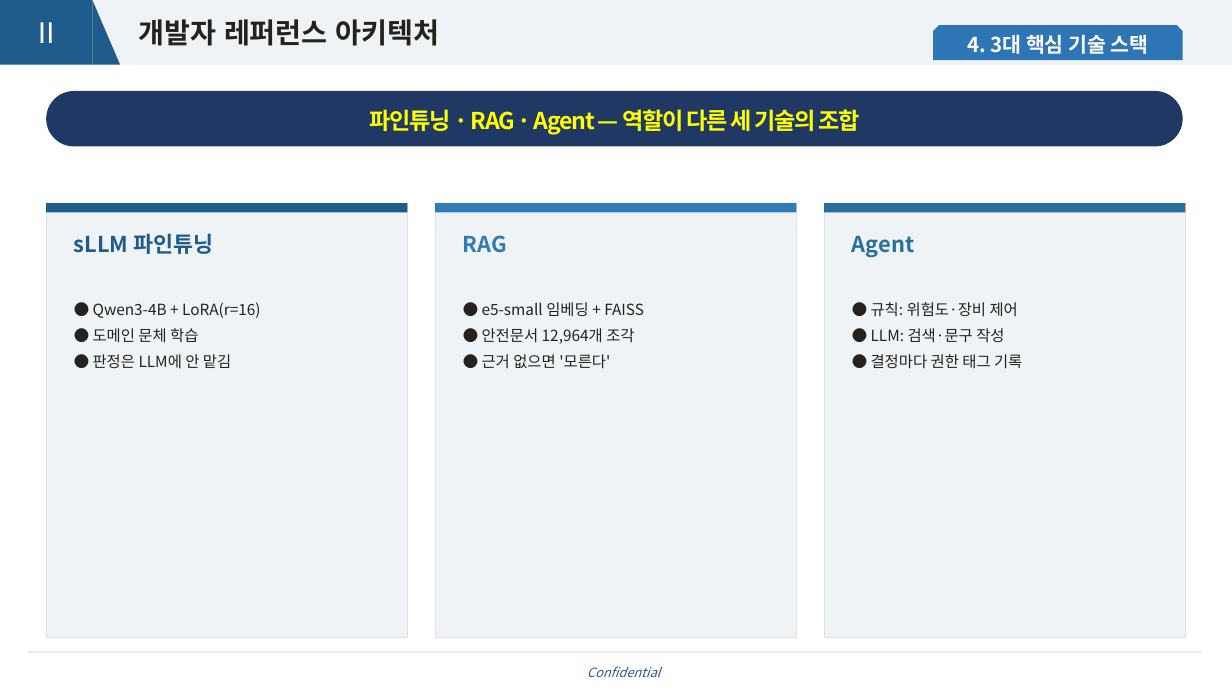
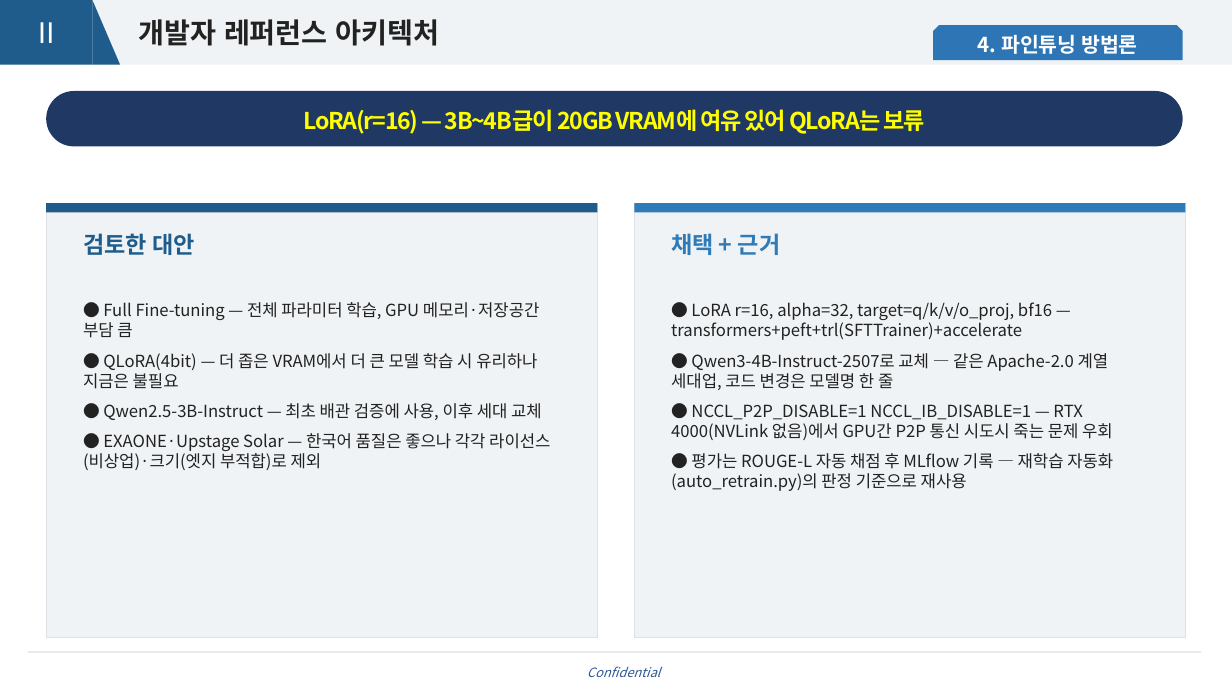
Before and after one commit to grib-arws-bot/mlops-edge-lab, a slide deck: slide 11 of docs/교육자료/MLOps-Edge-Lab_교육자료.pptx. Drawn at 1232x693 pixels with LibreOffice and Linux fonts; fonts in the diff are those of the drawing; background and template pictures are left out. Boxes give left, top, right and bottom in pixels: in the first picture for what was removed or moved away, otherwise in the second. Text is boxed around its words. In the diff, an @@ line names an element or a change of style, - is before the commit and + after.

```diff
--- a/docs/교육자료/MLOps-Edge-Lab_교육자료.pptx
+++ b/docs/교육자료/MLOps-Edge-Lab_교육자료.pptx
@@ text in snip same rect at (x1=978, y1=35, x2=1138, y2=54): text changed @@
-4. 3대 핵심 기술 스택
+4. 파인튜닝 방법론
@@ text in rounded rectangle at (x1=304, y1=109, x2=925, y2=134): text changed @@
-파인튜닝 · RAG · Agent — 역할이 다른 세 기술의 조합
+LoRA(r=16) — 3B~4B급이 20GB VRAM에 여유 있어 QLoRA는 보류
@@ text at (x1=882, y1=94, x2=1205, y2=140): text changed @@
-4. 3대 핵심 기술 스택
+4. 파인튜닝 방법론
@@ rectangle resized from (x1=46, y1=203, x2=408, y2=638) to (x1=46, y1=203, x2=597, y2=638) @@
@@ rectangle resized from (x1=46, y1=203, x2=408, y2=213) to (x1=46, y1=203, x2=597, y2=213) @@
@@ rectangle resized from (x1=435, y1=203, x2=797, y2=638) to (x1=635, y1=203, x2=1186, y2=638) @@
@@ rectangle resized from (x1=435, y1=203, x2=797, y2=213) to (x1=635, y1=203, x2=1186, y2=213) @@
@@ rectangle removed at (x1=824, y1=203, x2=1186, y2=638) @@
@@ rectangle removed at (x1=824, y1=203, x2=1186, y2=213) @@
@@ text at (x1=83, y1=233, x2=195, y2=255): text changed; size 17 to 18 pt @@
-sLLM 파인튜닝
+검토한 대안
@@ text removed at (x1=463, y1=235, x2=507, y2=253) @@
-RAG
@@ text added at (x1=671, y1=233, x2=781, y2=255), 18 pt, text #2E7BB8, bold @@
+채택 + 근거
@@ text removed at (x1=852, y1=236, x2=915, y2=258) @@
-Agent
@@ text at (x1=83, y1=302, x2=550, y2=470): text changed; size 12 to 13 pt @@
-● Qwen3-4B + LoRA(r=16)
-● 도메인 문체 학습
-● 판정은 LLM에 안 맡김
+● Full Fine-tuning — 전체 파라미터 학습, GPU 메모리·저장공간 부담 큼
+● QLoRA(4bit) — 더 좁은 VRAM에서 더 큰 모델 학습 시 유리하나 지금은 불필요
+● Qwen2.5-3B-Instruct — 최초 배관 검증에 사용, 이후 세대 교체
+● EXAONE·Upstage Solar — 한국어 품질은 좋으나 각각 라이선스(비상업)·크기(엣지 부적합)로 제외
@@ text at (x1=671, y1=302, x2=1113, y2=491): text changed; size 12 to 13 pt @@
-● e5-small 임베딩 + FAISS
-● 안전문서 12,964개 조각
-● 근거 없으면 '모른다'
+● LoRA r=16, alpha=32, target=q/k/v/o_proj, bf16 — transformers+peft+trl(SFTTrainer)+accelerate
+● Qwen3-4B-Instruct-2507로 교체 — 같은 Apache-2.0 계열 세대업, 코드 변경은 모델명 한 줄
+● NCCL_P2P_DISABLE=1 NCCL_IB_DISABLE=1 — RTX 4000(NVLink 없음)에서 GPU간 P2P 통신 시도시 죽는 문제 우회
+● 평가는 ROUGE-L 자동 채점 후 MLflow 기록 — 재학습 자동화(auto_retrain.py)의 판정 기준으로 재사용
@@ text removed at (x1=871, y1=302, x2=1022, y2=369) @@
-● 규칙: 위험도·장비 제어
-● LLM: 검색·문구 작성
-● 결정마다 권한 태그 기록
```
Also in this commit, not shown: 6 other slides changed, 6 slides added, 3 other files.
